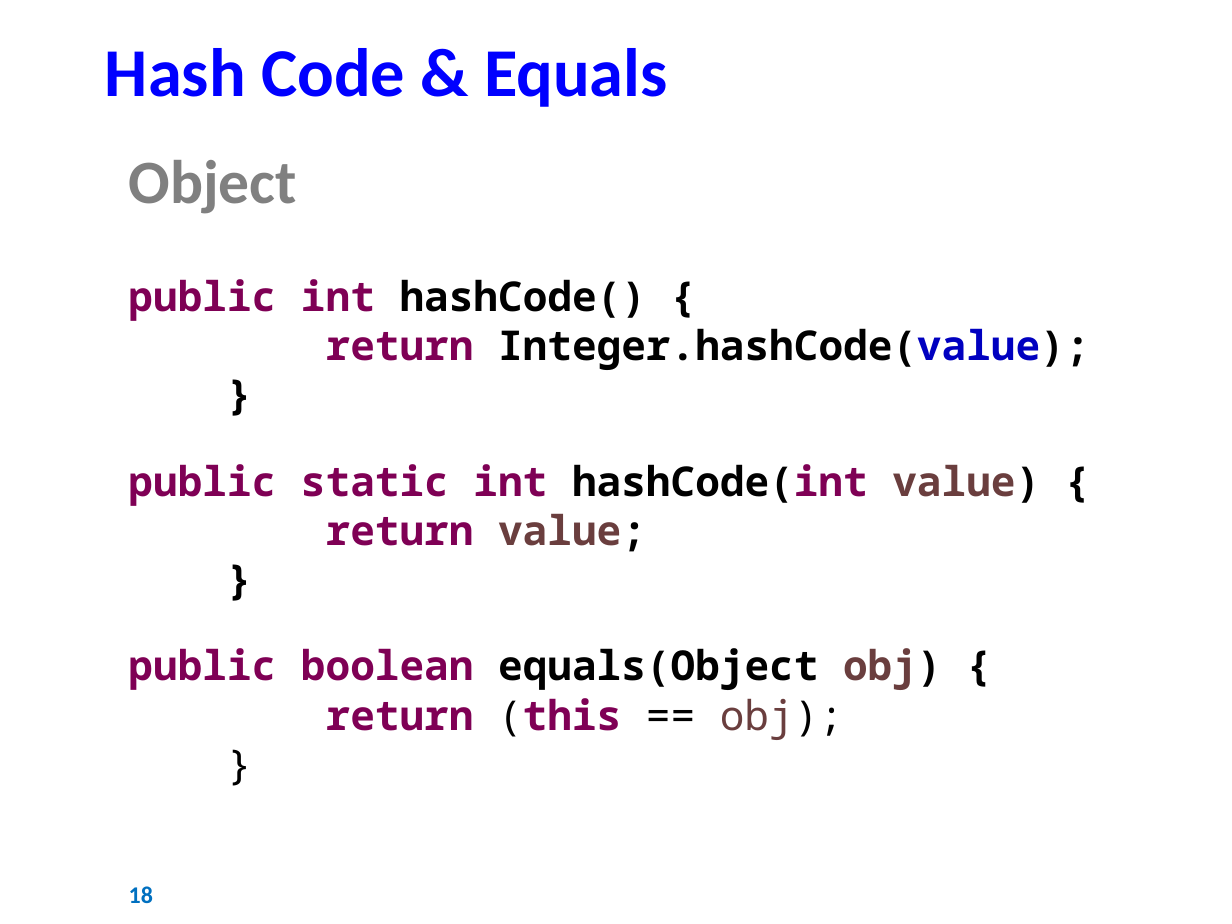
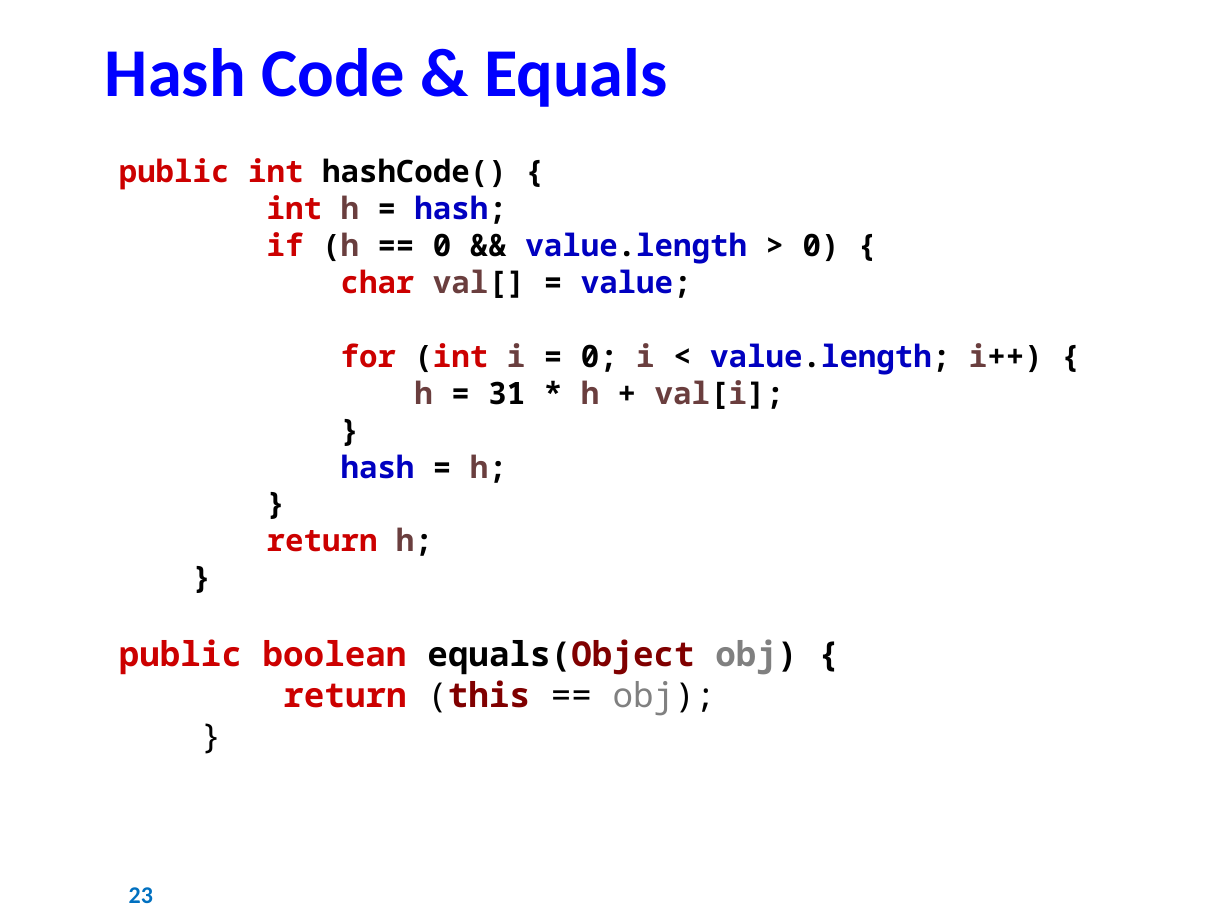
Before and after one commit to AJKFreitas/collections-learning, a slide deck: slide 23 of Estudos - Collections Framework.pptx (slide 18 before the commit). Drawn at 1232x924 pixels with LibreOffice and Linux fonts; fonts in the diff are those of the drawing; background and template pictures are left out. Boxes give left, top, right and bottom in pixels: in the first picture for what was removed or moved away, otherwise in the second. Text is boxed around its words. In the diff, an @@ line names an element or a change of style, - is before the commit and + after.

```diff
--- a/Estudos - Collections Framework.pptx
+++ b/Estudos - Collections Framework.pptx
@@ text "public int hashCode() {": place and size @@
-text "public int hashCode() {" at [128,279,1089,740]
+text "public int hashCode() {" at [119,158,1043,716]
@@ text at [119,158,797,716]: size 24 to 18 pt in "public int hashCode() {", "}", "}"; text colour #7F0055 to #CC0000 in "public int", "public boolean", "return"; size 24 to 20 pt in "public boolean equals(Object obj) {", "return (this == obj);", "}"; text colour #000000 to #800000 in "equals(Object"; text colour #6A3E3E to #808080 in "obj)", "obj);"; text colour #7F0055 to #800000 in "(this" @@
@@ text removed at [128,160,296,214] @@
-● Object
@@ text at [267,195,1043,409]: text changed; size 24 to 18 pt @@
-return Integer.hashCode(value);
+int h = hash;
+if (h == 0 && value.length > 0) {
+char val[] = value;
+for (int i = 0; i < value.length; i++) {
+h = 31 * h + val[i];
@@ text at [267,454,507,556]: text changed; size 24 to 18 pt; text colour #7F0055 to #CC0000 @@
-public static int hashCode(int value) {
-return value;
+hash = h;
+}
+return h;
@@ page number at [129,887,153,903]: text changed @@
-18
+23
```
Also in this commit, not shown: 37 other slides changed, 8 slides added, 3 slides removed, 52 other files.
